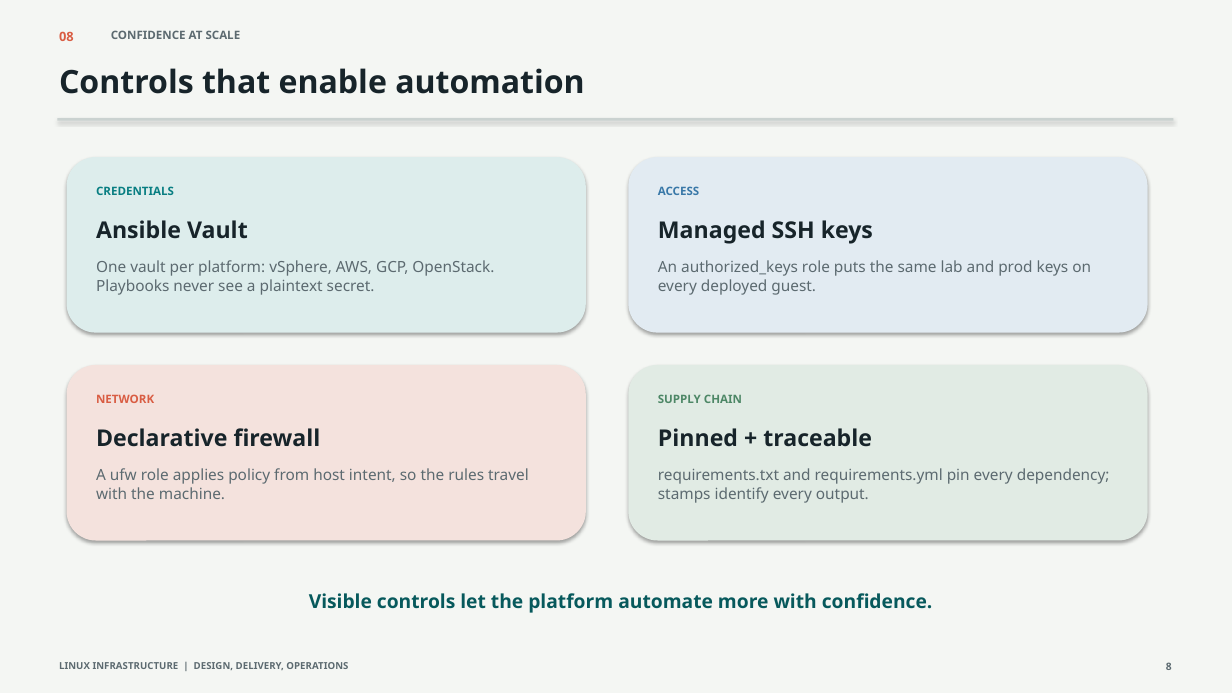
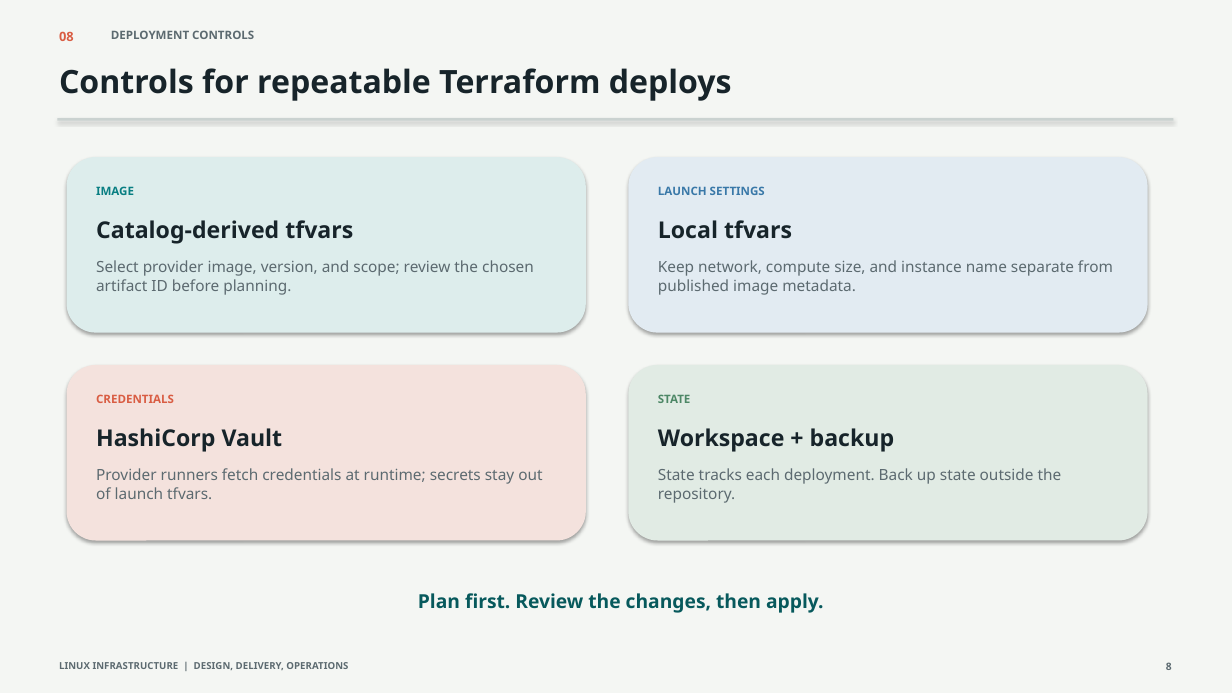
Before and after one commit to jjbailey/dib7, a slide deck: slide 8 of doc/dib7-presentation.pptx. Drawn at 1232x693 pixels with LibreOffice and Linux fonts; fonts in the diff are those of the drawing. Boxes give left, top, right and bottom in pixels: in the first picture for what was removed or moved away, otherwise in the second. Text is boxed around its words. In the diff, an @@ line names an element or a change of style, - is before the commit and + after.

```diff
--- a/doc/dib7-presentation.pptx
+++ b/doc/dib7-presentation.pptx
@@ text at <box>111,30,254,39</box>: text changed @@
-CONFIDENCE AT SCALE
+DEPLOYMENT CONTROLS
@@ text at <box>59,68,732,101</box>: text changed @@
-Controls that enable automation
+Controls for repeatable Terraform deploys
@@ text at <box>96,186,134,195</box>: text changed @@
-CREDENTIALS
+IMAGE
@@ text at <box>658,186,765,195</box>: text changed @@
-ACCESS
+LAUNCH SETTINGS
@@ text at <box>96,220,353,244</box>: text changed @@
-Ansible Vault
+Catalog-derived tfvars
@@ text at <box>658,220,792,239</box>: text changed @@
-Managed SSH keys
+Local tfvars
@@ text at <box>96,260,534,295</box>: text changed @@
-One vault per platform: vSphere, AWS, GCP, OpenStack. Playbooks never see a plaintext secret.
+Select provider image, version, and scope; review the chosen artifact ID before planning.
@@ text at <box>658,260,1113,295</box>: text changed @@
-An authorized_keys role puts the same lab and prod keys on every deployed guest.
+Keep network, compute size, and instance name separate from published image metadata.
@@ text at <box>96,394,174,403</box>: text changed @@
-NETWORK
+CREDENTIALS
@@ text at <box>658,394,691,403</box>: text changed @@
-SUPPLY CHAIN
+STATE
@@ text at <box>96,428,283,452</box>: text changed @@
-Declarative firewall
+HashiCorp Vault
@@ text at <box>658,428,895,452</box>: text changed @@
-Pinned + traceable
+Workspace + backup
@@ text at <box>96,468,542,499</box>: text changed @@
-A ufw role applies policy from host intent, so the rules travel with the machine.
+Provider runners fetch credentials at runtime; secrets stay out of launch tfvars.
@@ text at <box>658,468,1062,503</box>: text changed @@
-requirements.txt and requirements.yml pin every dependency; stamps identify every output.
+State tracks each deployment. Back up state outside the repository.
@@ text at <box>418,593,824,613</box>: text changed @@
-Visible controls let the platform automate more with confidence.
+Plan first. Review the changes, then apply.
```
Also in this commit, not shown: 4 other slides changed, 5 slides added, 5 slides removed, 2 other files.
